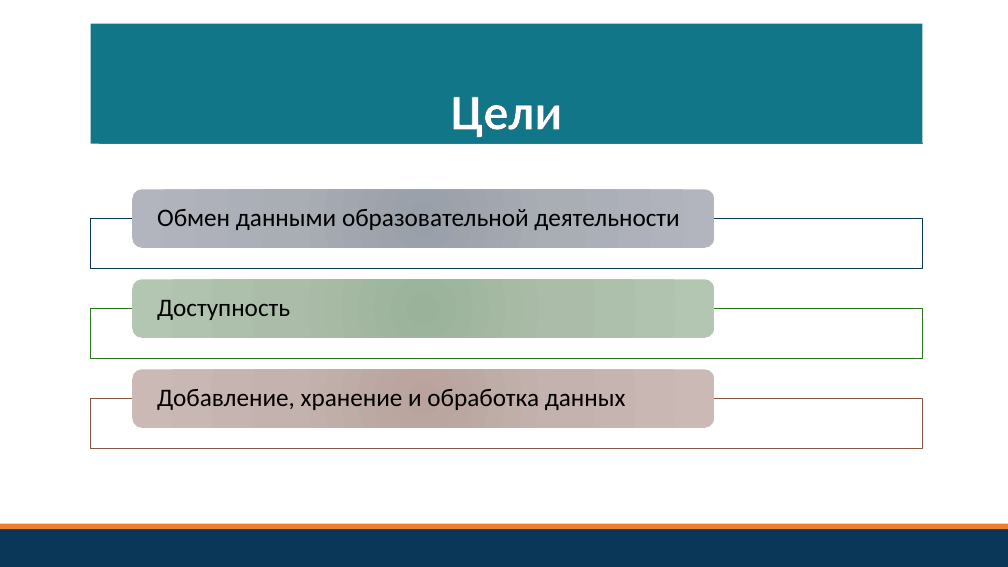
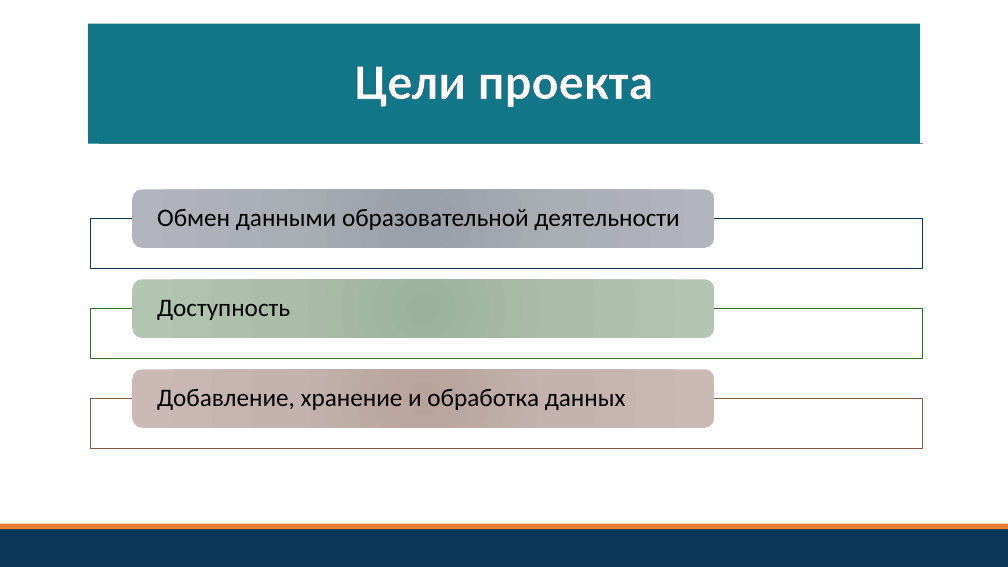
Before and after one commit to pmswga/ISC-EDUKIT, a slide deck: slide 2 of docs/EDUKIT.pptx. Drawn at 1008x567 pixels with LibreOffice and Linux fonts; fonts in the diff are those of the drawing. Boxes give left, top, right and bottom in pixels: in the first picture for what was removed or moved away, otherwise in the second. Text is boxed around its words. In the diff, an @@ line names an element or a change of style, - is before the commit and + after.

```diff
--- a/docs/EDUKIT.pptx
+++ b/docs/EDUKIT.pptx
@@ title "Цели проекта" at box(88, 23, 920, 144): vertical alignment bottom to middle @@
@@ title at box(354, 66, 654, 107): text changed @@
-Цели
+Цели проекта
```
Also in this commit, not shown: 5 other slides changed, 1 slide added, 3 other files.
